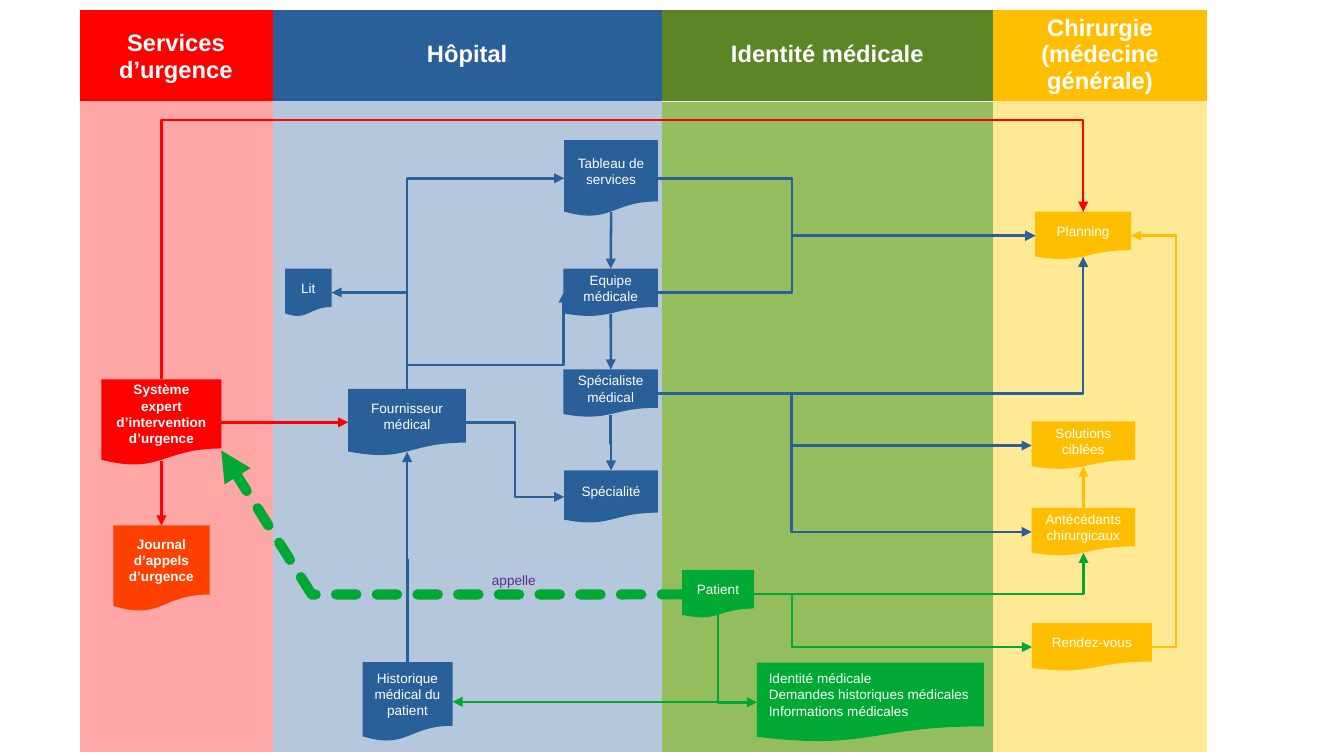
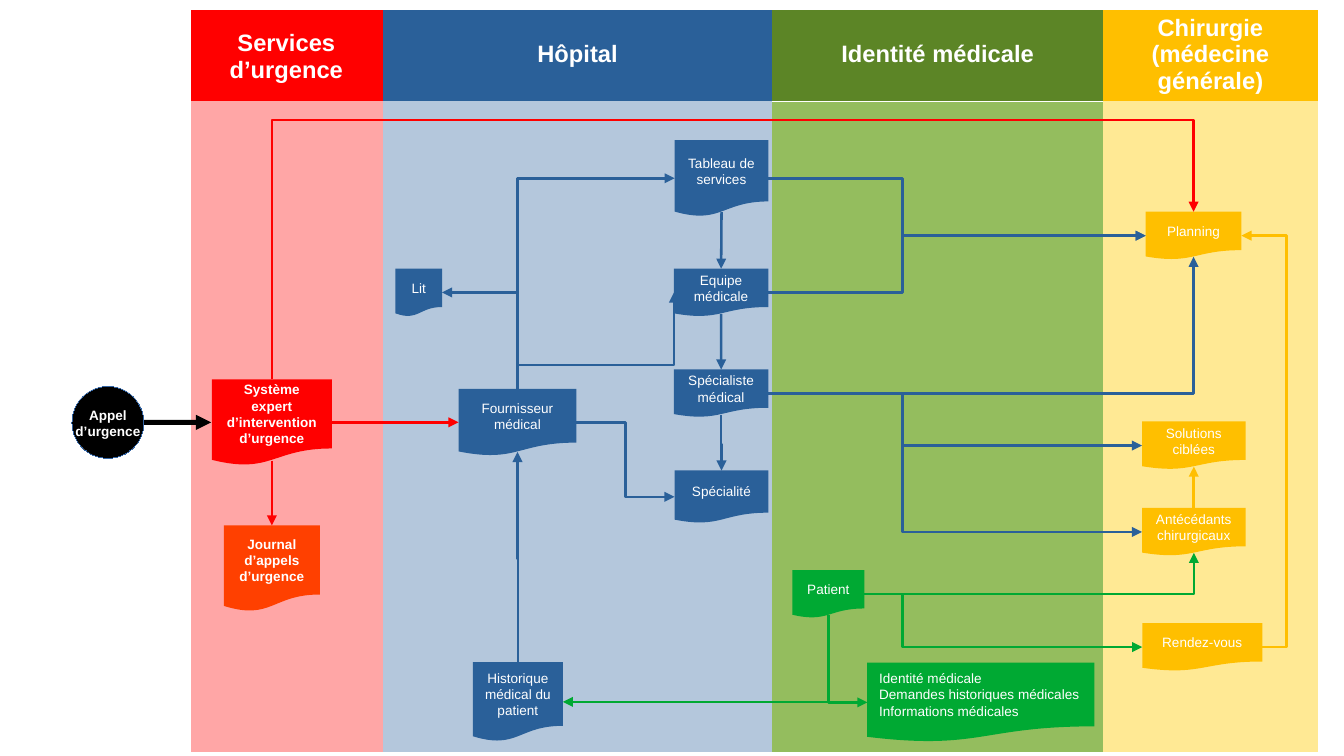
Before and after one commit to gattardm/P11, a slide deck: slide 3 of Sources/diagrammes.odp. Drawn at 1344x756 pixels with LibreOffice and Linux fonts; fonts in the diff are those of the drawing. Boxes give left, top, right and bottom in pixels: in the first picture for what was removed or moved away, otherwise in the second. Text is boxed around its words. In the diff, an @@ line names an element or a change of style, - is before the commit and + after.

```diff
--- a/Sources/diagrammes.odp
+++ b/Sources/diagrammes.odp
@@ elbow arrow moved from (407, 389) - (563, 293) to (518, 389) - (443, 293) @@
@@ elbow arrow moved from (407, 389) - (332, 293) to (517, 389) - (674, 293) @@
@@ ellipse added at box(72, 387, 144, 459), fill #000000, outline #3465A4 0 pt @@
@@ text added at box(75, 410, 140, 439), 8 pt, text #FFFFFF, bold @@
+Appel
+d’urgence
@@ arrow added from (143, 422) to (211, 422), #000000 3 pt @@
@@ arrow removed from (312, 595) to (221, 450) @@
@@ line removed from (682, 595) to (312, 595) @@
@@ text removed at box(492, 575, 536, 588) @@
-appelle
@@ 18 elbow arrows, 15 flow chart documents, 2 arrows, 1 table: place and size @@
-18 elbow arrows, 15 flow chart documents, 2 arrows, 1 table at box(79, 9, 1209, 752)
+18 elbow arrows, 15 flow chart documents, 2 arrows, 1 table at box(190, 9, 1320, 752)
```
Also in this commit, not shown: 1 other slide changed, 3 slides added, 1 slide removed, 12 other files.
